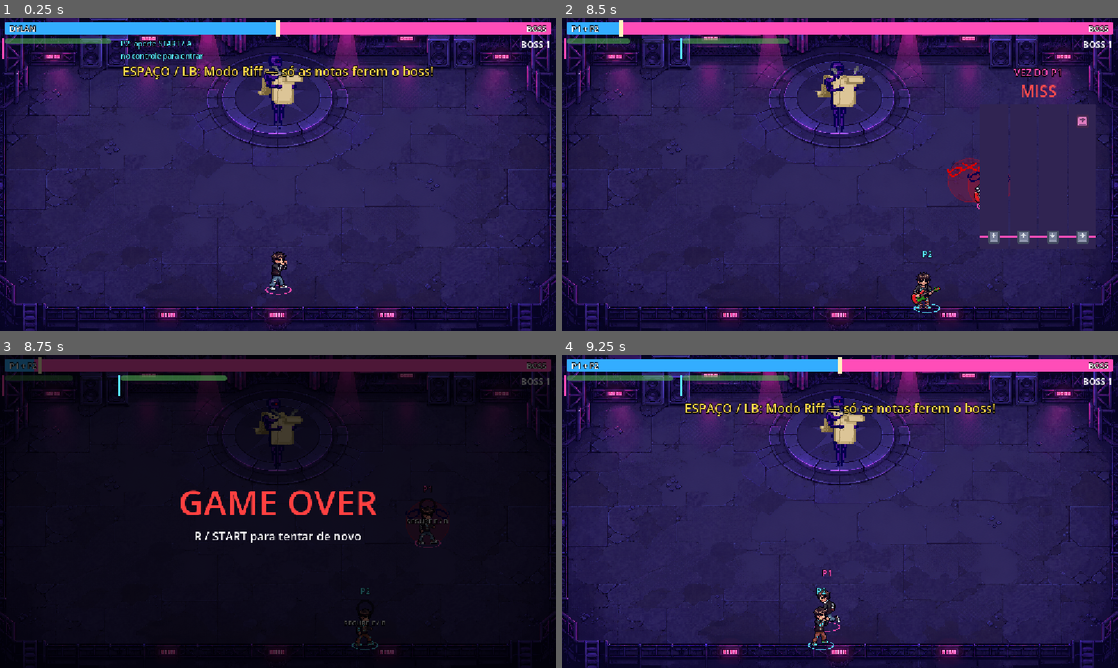
Above: before the commit, frames 1-4 (two rows, left to right).
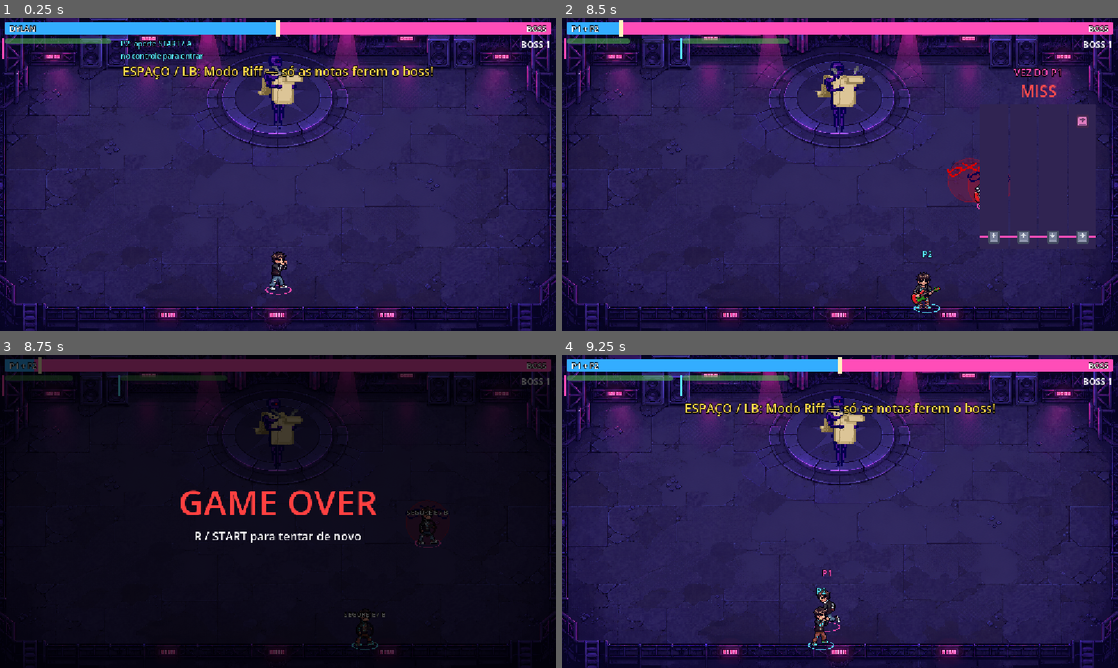
Above: after the commit, the same moments.

Repository: lucas-gif561/metalworld
Game: Godot game, scene res://scenes/main/Bossfight.tscn
Two runs of this game, one before a commit and one after it. Both use one fixed random seed, a clock stepped at 60 frames per second and the inputs below. This scene is started directly instead of the project's main scene. Sound files missing from this copy of the repository are replaced by a short silence.
Inputs (mouse positions are in pixels of both pictures, inside the frame that each line leads up to):
- Up to frame 1 (0.25 s): no input
- Up to frame 2 (8.5 s): tap Enter (ui_accept) at 0.5, 0.77, 1.07, 1.25, 1.52, 1.82, 2, 3.02, 3.32, 3.77, 4.07, 4.52, 4.55, 4.82, 6.02, 6.32, 6.77, 7.07, 7.52, 7.82 s; move the mouse to (962, 158) at 0.52 s; hold D (mover_direita) 0.53-1.28 s; hold J (atacar) 0.53-1.28 s; click (962, 158) at 0.67 s; tap K (dodge) at 0.8, 1.35, 6.05, 6.6 s; move the mouse to (728, 190) at 1.27 s; hold S (mover_baixo) 1.28-2.03 s; tap E (interagir) at 1.55, 2.1, 6.8, 7.35 s; move the mouse to (895, 105) at 2.02 s; hold D (mover_direita) 2.03-2.78 s; tap Ctrl (p2_atacar) at 2.3, 2.85, 7.55 s; move the mouse to (812, 237) at 2.77 s; hold W (mover_cima) 2.78-3.53 s; click (812, 237) at 2.92 s; tap Right (p2_mover_direita) at 3.05, 3.6, 8.3 s; move the mouse to (1006, 221) at 3.52 s; hold A (mover_esquerda) 3.53-5.03 s; tap R (reiniciar) at 3.8, 4.35 s; move the mouse to (673, 127) at 4.27 s; move the mouse to (867, 174) at 5.02 s; hold S (mover_baixo) 5.03-5.78 s; hold Enter (ui_accept) 5.03-5.78 s; click (867, 174) at 5.17 s; tap J (atacar) at 5.3, 5.85 s; move the mouse to (756, 96) at 5.77 s; hold D (mover_direita) 5.78-6.53 s; move the mouse to (962, 158) at 6.52 s; hold W (mover_cima) 6.53-7.28 s; move the mouse to (728, 190) at 7.27 s; hold D (mover_direita) 7.28-8.03 s; click (728, 190) at 7.42 s; move the mouse to (895, 105) at 8.02 s; hold S (mover_baixo) from 8.03 s (still down); tap Space (p1_riff_mode) at 8.1 s
- Up to frame 3 (8.75 s): keep holding S (mover_baixo)
- Up to frame 4 (9.25 s): move the mouse to (812, 574) at 8.77 s; release S (mover_baixo) at 8.78 s; hold A (mover_esquerda) from 8.78 s (still down); tap Ctrl (p2_atacar) at 8.85 s; tap Enter (ui_accept) at 9.02 s; tap R (reiniciar) at 9.05 s

Frames 1-2 are identical in both runs. In frame 3, 0.6% of the frame differs, in the area x 21-81%, y 6-91%; in frame 4, nothing differs.

Commit message:
Visual nas cenas: marcadores do jogador, HUD do P2 e aviso de Riff
- Sai o ajuste de escala/offset por animação (metadado no dylan.tres);
  vale o AnimatedSprite2D gravado no player.tscn
- Anel do pé, etiqueta P1/P2 e círculo de reviver viram nós no
  player.tscn (anel_jogador.gd e indicador_reviver.gd desenham no editor)
- Painel de vida do P2, dica de entrar e marcas coloridas viram nós
  no hud.tscn
- Aviso "RIFF!" vira o nó SinalRiff no boss.tscn (com reserva em código
  para bosses sem o nó) e desce para não ficar atrás da barra
- Caído: círculo de reviver sobre o corpo e etiqueta escondida
- O que continua em código (cor do P2, 1,5x nas ruas, raio dos círculos)
  ganhou comentário; AGENTS.md com a regra "visual vai na cena"

Co-Authored-By: Claude Opus 5.5 <noreply@anthropic.com>

Diff:
--- a/assets/sprites/dylan/dylan.tres
+++ b/assets/sprites/dylan/dylan.tres
@@ -518,45 +518,3 @@
 "name": &"soco_esquerdo",
 "speed": 15.0
 }]
-metadata/ajustes_animacao = {
-"death": {
-"escala": 1.85,
-"offset": Vector2(-3, -1)
-},
-"dodge": {
-"escala": 1.85,
-"offset": Vector2(-3, -1)
-},
-"hurt": {
-"escala": 1.85,
-"offset": Vector2(-3, -1)
-},
-"idle": {
-"escala": 1.85,
-"offset": Vector2(-3, -1)
-},
-"levantar": {
-"escala": 1.85,
-"offset": Vector2(-3, -1)
-},
-"riff": {
-"escala": 1.85,
-"offset": Vector2(-3, -1)
-},
-"riff_inicio": {
-"escala": 1.85,
-"offset": Vector2(-3, -1)
-},
-"run": {
-"escala": 1.85,
-"offset": Vector2(-3, -1)
-},
-"soco_direito": {
-"escala": 1.85,
-"offset": Vector2(-3, -1)
-},
-"soco_esquerdo": {
-"escala": 1.85,
-"offset": Vector2(-3, -1)
-}
-}
--- a/scenes/bosses/boss.tscn
+++ b/scenes/bosses/boss.tscn
@@ -20,3 +20,18 @@
 
 [node name="CollisionShape2D" type="CollisionShape2D" parent="Area2D" unique_id=192669440]
 shape = SubResource("RectangleShape2D_ec6vt")
+
+[node name="SinalRiff" type="Label" parent="."]
+visible = false
+z_index = 5
+offset_left = -100.0
+offset_top = -115.0
+offset_right = 100.0
+offset_bottom = -55.0
+theme_override_colors/font_color = Color(1, 0.85, 0.3, 1)
+theme_override_colors/font_outline_color = Color(0, 0, 0, 1)
+theme_override_constants/outline_size = 8
+theme_override_font_sizes/font_size = 24
+text = "RIFF!
+ESPAÇO / LB"
+horizontal_alignment = 1
--- a/scenes/player/player.tscn
+++ b/scenes/player/player.tscn
@@ -2,6 +2,8 @@
 
 [ext_resource type="Script" uid="uid://h742f1h38f1i" path="res://scripts/player/player.gd" id="1_8afob"]
 [ext_resource type="SpriteFrames" path="res://assets/sprites/dylan/dylan.tres" id="3_frames"]
+[ext_resource type="Script" path="res://scripts/player/anel_jogador.gd" id="4_anel"]
+[ext_resource type="Script" path="res://scripts/player/indicador_reviver.gd" id="5_reviver"]
 
 [sub_resource type="RectangleShape2D" id="RectangleShape2D_qf7sd"]
 size = Vector2(40, 84)
@@ -11,6 +13,11 @@
 motion_mode = 1
 script = ExtResource("1_8afob")
 metadata/_edit_group_ = true
+
+[node name="Anel" type="Node2D" parent="."]
+position = Vector2(0, 40)
+scale = Vector2(1, 0.35)
+script = ExtResource("4_anel")
 
 [node name="AnimatedSprite2D" type="AnimatedSprite2D" parent="." unique_id=918612811]
 scale = Vector2(1.85, 1.85)
@@ -25,3 +32,32 @@
 
 [node name="TimerInvencibilidade" type="Timer" parent="." unique_id=1526781898]
 one_shot = true
+
+[node name="Etiqueta" type="Label" parent="."]
+offset_left = -20.0
+offset_top = -84.0
+offset_right = 20.0
+offset_bottom = -64.0
+theme_override_colors/font_color = Color(1, 0.3, 0.72, 1)
+theme_override_colors/font_outline_color = Color(0, 0, 0, 1)
+theme_override_constants/outline_size = 5
+theme_override_font_sizes/font_size = 16
+text = "P1"
+horizontal_alignment = 1
+
+[node name="IndicadorReviver" type="Node2D" parent="."]
+visible = false
+z_index = 10
+position = Vector2(0, 8)
+script = ExtResource("5_reviver")
+
+[node name="Texto" type="Label" parent="IndicadorReviver"]
+offset_left = -60.0
+offset_top = -42.0
+offset_right = 60.0
+offset_bottom = -22.0
+theme_override_colors/font_outline_color = Color(0, 0, 0, 1)
+theme_override_constants/outline_size = 5
+theme_override_font_sizes/font_size = 14
+text = "SEGURE E / B"
+horizontal_alignment = 1
--- a/scenes/ui/hud.tscn
+++ b/scenes/ui/hud.tscn
@@ -28,7 +28,7 @@
 layout_mode = 0
 offset_right = 220.0
 offset_bottom = 27.0
-text = "VIDA 5/5"
+text = "P1  VIDA 5/5"
 horizontal_alignment = 1
 vertical_alignment = 1
 
@@ -41,6 +41,69 @@
 step = 0.1
 value = 100.0
 show_percentage = false
+
+[node name="Marca" type="ColorRect" parent="PainelVida"]
+layout_mode = 0
+offset_left = -6.0
+offset_right = -2.0
+offset_bottom = 43.0
+color = Color(1, 0.3, 0.72, 1)
+
+[node name="PainelVidaP2" type="Control" parent="."]
+visible = false
+layout_mode = 3
+anchors_preset = 0
+offset_left = 250.0
+offset_top = 8.0
+offset_right = 470.0
+offset_bottom = 36.0
+
+[node name="BarraVida" type="ProgressBar" parent="PainelVidaP2"]
+modulate = Color(1, 0.35, 0.45, 1)
+layout_mode = 0
+offset_right = 220.0
+offset_bottom = 27.0
+max_value = 5.0
+step = 1.0
+value = 5.0
+show_percentage = false
+
+[node name="TextoVida" type="Label" parent="PainelVidaP2"]
+layout_mode = 0
+offset_right = 220.0
+offset_bottom = 27.0
+text = "P2  VIDA 5/5"
+horizontal_alignment = 1
+vertical_alignment = 1
+
+[node name="BarraStamina" type="ProgressBar" parent="PainelVidaP2"]
+modulate = Color(0.45, 0.95, 0.45, 1)
+layout_mode = 0
+offset_top = 31.0
+offset_right = 220.0
+offset_bottom = 43.0
+step = 0.1
+value = 100.0
+show_percentage = false
+
+[node name="Marca" type="ColorRect" parent="PainelVidaP2"]
+layout_mode = 0
+offset_left = -6.0
+offset_right = -2.0
+offset_bottom = 43.0
+color = Color(0.35, 0.9, 1, 1)
+
+[node name="DicaP2" type="Label" parent="."]
+offset_left = 250.0
+offset_top = 8.0
+offset_right = 470.0
+offset_bottom = 50.0
+theme_override_colors/font_color = Color(0.35, 0.9, 1, 1)
+theme_override_colors/font_outline_color = Color(0, 0, 0, 1)
+theme_override_constants/outline_size = 5
+theme_override_font_sizes/font_size = 15
+text = "P2: aperte START / A
+no controle para entrar"
 
 [node name="Progresso" type="Label" parent="."]
 anchors_preset = 1
--- a/scripts/bosses/boss_base.gd
+++ b/scripts/bosses/boss_base.gd
@@ -439,12 +439,18 @@
 		tween_sinal.kill()
 
 
+## Usa o nó "SinalRiff" da cena do boss (Label). Se o boss não tiver um,
+## cria um igual ao do boss 1 para o descansar() funcionar mesmo assim.
 func _criar_sinal_riff():
+	if has_node("SinalRiff"):
+		sinal_riff = $SinalRiff
+		sinal_riff.hide()
+		return
 	sinal_riff = Label.new()
 	sinal_riff.text = "RIFF!\nESPAÇO / LB"
 	sinal_riff.horizontal_alignment = HORIZONTAL_ALIGNMENT_CENTER
 	sinal_riff.size = Vector2(200, 60)
-	sinal_riff.position = Vector2(-100, -150)
+	sinal_riff.position = Vector2(-100, -115)
 	sinal_riff.z_index = 5
 	sinal_riff.add_theme_color_override("font_color", Color(1, 0.85, 0.3))
 	sinal_riff.add_theme_color_override("font_outline_color", Color.BLACK)
--- a/scripts/enemies/inimigo.gd
+++ b/scripts/enemies/inimigo.gd
@@ -65,7 +65,9 @@
 	aplicar_escala.call_deferred(Jogo.escala_da_fase())
 
 
-## Muda o tamanho do inimigo (sprite, colisão e distâncias de ataque)
+## Muda o tamanho do inimigo (sprite, colisão e distâncias de ataque).
+## Fica em código porque a mesma cena de inimigo serve na rua (1,5x) e no
+## boss (capangas, 1x). O tamanho normal é o que está gravado na cena.
 func aplicar_escala(fator: float) -> void:
 	if is_equal_approx(fator, escala_personagem) or not is_inside_tree():
 		return
--- /dev/null
+++ b/scripts/player/anel_jogador.gd
@@ -0,0 +1,21 @@
+@tool
+extends Node2D
+## Anel colorido no pé do jogador. A cor é trocada pelo jogador ao entrar
+## (P1 rosa, P2 azul); o achatamento vem da escala do nó.
+
+@export var cor := Color(1.0, 0.3, 0.72, 0.85):
+	set(valor):
+		cor = valor
+		queue_redraw()
+@export var raio := 26.0:
+	set(valor):
+		raio = valor
+		queue_redraw()
+@export var espessura := 3.0:
+	set(valor):
+		espessura = valor
+		queue_redraw()
+
+
+func _draw() -> void:
+	draw_arc(Vector2.ZERO, raio, 0.0, TAU, 32, cor, espessura)
--- /dev/null
+++ b/scripts/player/indicador_reviver.gd
@@ -0,0 +1,23 @@
+@tool
+extends Node2D
+## Círculo "segure para levantar" que aparece sobre o jogador caído
+## e enche enquanto o parceiro segura interagir perto dele.
+
+@export var cor := Color(1.0, 0.3, 0.72):
+	set(valor):
+		cor = valor
+		queue_redraw()
+@export_range(0.0, 1.0) var progresso := 0.0:
+	set(valor):
+		progresso = valor
+		queue_redraw()
+@export var raio := 16.0:
+	set(valor):
+		raio = valor
+		queue_redraw()
+
+
+func _draw() -> void:
+	draw_arc(Vector2.ZERO, raio, 0.0, TAU, 32, Color(0, 0, 0, 0.6), 5.0)
+	if progresso > 0.0:
+		draw_arc(Vector2.ZERO, raio, -PI / 2, -PI / 2 + TAU * progresso, 32, cor, 5.0)
--- a/scripts/player/player.gd
+++ b/scripts/player/player.gd
@@ -72,8 +72,6 @@
 var esquivando = false
 var tempo_dodge = 0.0
 var direcao_dodge = Vector2.RIGHT
-var escala_base = 2.5
-var offset_base = Vector2.ZERO
 var progresso_reviver = 0.0
 var tempo_invencivel_padrao = 1.0
 var _ajudado = false
@@ -83,9 +81,9 @@
 var soco_atual = -1
 var soco_guardado = false
 var fim_sequencia_ms = 0
-var _anel: Node2D
-var _indicador: Node2D
-var _etiqueta: Label
+@onready var _anel = $Anel
+@onready var _indicador = $IndicadorReviver
+@onready var _etiqueta = $Etiqueta
 
 
 func _ready():
@@ -94,17 +92,14 @@
 	tempo_invencivel_padrao = timer_invencibilidade.wait_time
 	sprite.animation_finished.connect(_ao_terminar_animacao)
 	sprite.frame_changed.connect(_ao_mudar_quadro)
-	escala_base = abs(sprite.scale.y)
-	offset_base = sprite.offset
-	sprite.animation_changed.connect(_ajustar_visual)
-	sprite.sprite_frames_changed.connect(_ajustar_visual)
-	_ajustar_visual()
-	_criar_identificacao()
+	_configurar_identificacao()
 	Jogo.registrar_jogador(self)
 	aplicar_escala.call_deferred(Jogo.escala_da_fase())
 
 
-## Muda o tamanho do personagem (sprite, colisão, alcance do soco e marcadores)
+## Muda o tamanho do personagem (sprite, colisão, alcance do soco e marcadores).
+## Fica em código porque a MESMA cena do jogador é usada na rua (1,5x) e no
+## boss (1x). O tamanho normal (boss) é o que está gravado no player.tscn.
 func aplicar_escala(fator: float) -> void:
 	if is_equal_approx(fator, escala_personagem):
 		return
@@ -120,23 +115,12 @@
 	velocidade *= razao
 	faixa_soco *= razao
 	raio_reviver *= razao
-	_ajustar_visual()
+	sprite.scale *= razao
 
 
 ## Nome da ação deste jogador: acao("atacar") -> "p1_atacar" ou "p2_atacar"
 func acao(nome: String) -> StringName:
 	return Controles.acao(id_jogador, nome)
-
-
-# Animações desenhadas em outro tamanho guardam escala e offset próprios no SpriteFrames
-# (metadado "ajustes_animacao"), para o Dylan ter sempre a mesma altura na tela
-func _ajustar_visual() -> void:
-	var ajustes = sprite.sprite_frames.get_meta("ajustes_animacao", {})
-	var ajuste = ajustes.get(String(sprite.animation), null)
-	var escala = (ajuste.escala if ajuste else escala_base) * escala_personagem
-	var lado = -1.0 if sprite.scale.x < 0 else 1.0
-	sprite.scale = Vector2(escala * lado, escala)
-	sprite.offset = ajuste.offset if ajuste else offset_base
 
 
 func _physics_process(delta):
@@ -145,7 +129,7 @@
 		if not _ajudado:
 			progresso_reviver = max(progresso_reviver - delta, 0.0)
 		_ajudado = false
-		_indicador.queue_redraw()
+		_indicador.progresso = progresso_reviver
 		return
 
 	if esquivando:
@@ -197,7 +181,7 @@
 
 
 func _process(_delta):
-	_etiqueta.visible = Jogo.p2_ativo
+	_etiqueta.visible = Jogo.p2_ativo and not caido
 
 
 func _iniciar_dodge(direcao):
@@ -440,7 +424,9 @@
 
 # ---------------------------------------------------------------- Visual
 
-func _criar_identificacao():
+## Cores do P1/P2 nos marcadores da cena (Anel, Etiqueta, IndicadorReviver).
+## A cor do P2 fica em código porque P1 e P2 usam a mesma cena.
+func _configurar_identificacao():
 	var cor = Jogo.cor(id_jogador)
 
 	if id_jogador == 2:
@@ -449,49 +435,8 @@
 		material.set_shader_parameter("cor_destaque", cor)
 		sprite.material = material
 
-	# Anel colorido no pé (fica atrás do sprite)
-	_anel = Node2D.new()
-	_anel.position = Vector2(0, 40)
-	_anel.scale = Vector2(1.0, 0.35)
-	_anel.draw.connect(func():
-		_anel.draw_arc(Vector2.ZERO, 26.0, 0.0, TAU, 32, Color(cor, 0.85), 3.0)
-	)
-	add_child(_anel)
-	move_child(_anel, 0)
-
-	# "P1" / "P2" em cima da cabeça
-	_etiqueta = Label.new()
+	_anel.cor = Color(cor, 0.85)
 	_etiqueta.text = "P%d" % id_jogador
-	_etiqueta.position = Vector2(-20, -84)
-	_etiqueta.size = Vector2(40, 20)
-	_etiqueta.horizontal_alignment = HORIZONTAL_ALIGNMENT_CENTER
 	_etiqueta.add_theme_color_override("font_color", cor)
-	_etiqueta.add_theme_color_override("font_outline_color", Color.BLACK)
-	_etiqueta.add_theme_constant_override("outline_size", 5)
-	_etiqueta.add_theme_font_size_override("font_size", 16)
-	add_child(_etiqueta)
-
-	# Círculo de "segure para levantar" quando caído
-	_indicador = Node2D.new()
-	_indicador.z_index = 10
-	_indicador.position = Vector2(0, -36)
-	_indicador.draw.connect(_desenhar_indicador)
+	_indicador.cor = cor
 	_indicador.hide()
-	add_child(_indicador)
-
-	var texto = Label.new()
-	texto.text = "SEGURE E / B"
-	texto.position = Vector2(-60, 20)
-	texto.size = Vector2(120, 20)
-	texto.horizontal_alignment = HORIZONTAL_ALIGNMENT_CENTER
-	texto.add_theme_color_override("font_outline_color", Color.BLACK)
-	texto.add_theme_constant_override("outline_size", 5)
-	texto.add_theme_font_size_override("font_size", 14)
-	_indicador.add_child(texto)
-
-
-func _desenhar_indicador():
-	var cor = Jogo.cor(id_jogador)
-	_indicador.draw_arc(Vector2.ZERO, 16.0, 0.0, TAU, 32, Color(0, 0, 0, 0.6), 5.0)
-	if progresso_reviver > 0.0:
-		_indicador.draw_arc(Vector2.ZERO, 16.0, -PI / 2, -PI / 2 + TAU * progresso_reviver, 32, cor, 5.0)
--- a/scripts/projectiles/ataqueAreaBoss.gd
+++ b/scripts/projectiles/ataqueAreaBoss.gd
@@ -20,7 +20,8 @@
 
 	pass # Replace with function body.
 
-# A cena foi desenhada com raio 45; outros tamanhos escalam colisão e sprite juntos
+# A cena foi desenhada com raio 45. Fica em código porque cada ataque pede um
+# raio diferente (45 na trilha e no corredor, 90 no círculo grande)
 func _aplicar_raio() -> void:
 	var forma = $CollisionShape2D.shape.duplicate()
 	forma.radius = raio
--- a/scripts/ui/hud.gd
+++ b/scripts/ui/hud.gd
@@ -2,10 +2,12 @@
 ## HUD das fases: vida e stamina de cada jogador, progresso, avisos e tela de fim.
 ## Conecta sozinho com os jogadores que existem e com quem entrar depois.
 
+## Desloca os painéis de vida (ex.: para baixo da barra do boss)
 @export var deslocamento_vida := Vector2.ZERO
-@export var distancia_paineis := 240.0
 
 @onready var painel_vida = $PainelVida
+@onready var painel_p2 = $PainelVidaP2
+@onready var dica_p2 = $DicaP2
 @onready var progresso = $Progresso
 @onready var aviso = $Aviso
 @onready var tela_fim = $TelaFim
@@ -15,33 +17,15 @@
 var aviso_id := 0
 var paineis := {}
 var conectados := []
-var dica_p2: Label
 
 
 func _ready() -> void:
-	painel_vida.position += deslocamento_vida
-	progresso.position += deslocamento_vida
+	for no in [painel_vida, painel_p2, dica_p2, progresso]:
+		no.position += deslocamento_vida
 	aviso.hide()
 	tela_fim.hide()
-
-	var painel_p2 = painel_vida.duplicate()
-	painel_p2.name = "PainelVidaP2"
-	painel_p2.position = painel_vida.position + Vector2(distancia_paineis, 0)
-	add_child(painel_p2)
 	painel_p2.hide()
-
 	paineis = {1: painel_vida, 2: painel_p2}
-	for id_jogador in paineis:
-		_marcar_painel(paineis[id_jogador], id_jogador)
-
-	dica_p2 = Label.new()
-	dica_p2.text = "P2: aperte START / A\nno controle para entrar"
-	dica_p2.position = painel_p2.position
-	dica_p2.add_theme_color_override("font_color", Jogo.cor(2))
-	dica_p2.add_theme_color_override("font_outline_color", Color.BLACK)
-	dica_p2.add_theme_constant_override("outline_size", 5)
-	dica_p2.add_theme_font_size_override("font_size", 15)
-	add_child(dica_p2)
 
 	for jogador in Jogo.jogadores:
 		conectar_jogador(jogador)
@@ -50,14 +34,6 @@
 
 func _process(_delta: float) -> void:
 	dica_p2.visible = not Jogo.p2_ativo and not tela_fim.visible
-
-
-func _marcar_painel(painel: Control, id_jogador: int) -> void:
-	var marca = ColorRect.new()
-	marca.color = Jogo.cor(id_jogador)
-	marca.position = Vector2(-6, 0)
-	marca.size = Vector2(4, 43)
-	painel.add_child(marca)
 
 
 func conectar_jogador(jogador) -> void:
Not shown, added: scripts/player/anel_jogador.gd.uid
Not shown, added: scripts/player/indicador_reviver.gd.uid
Not shown, changed: AGENTS.md
